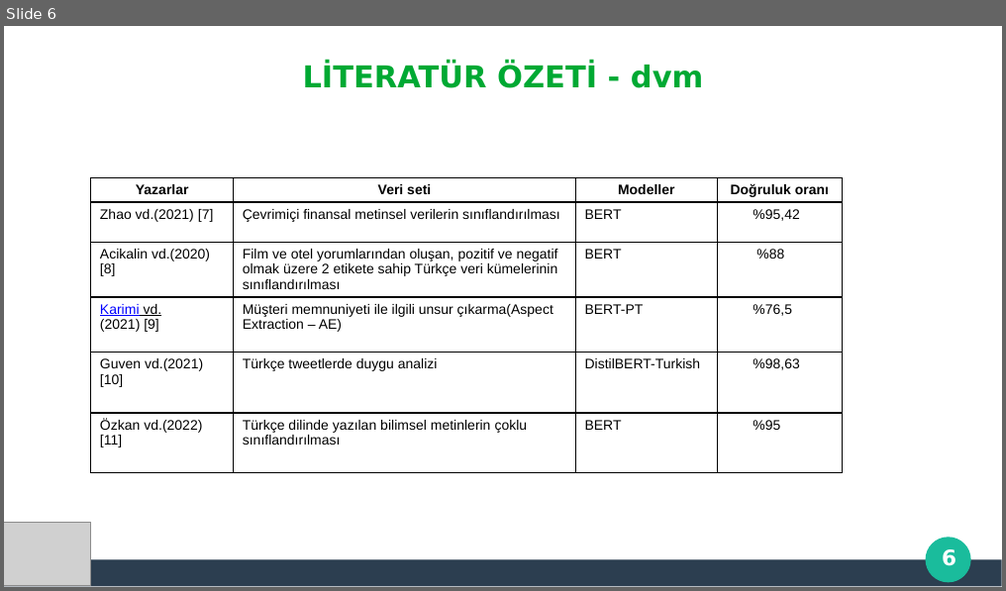
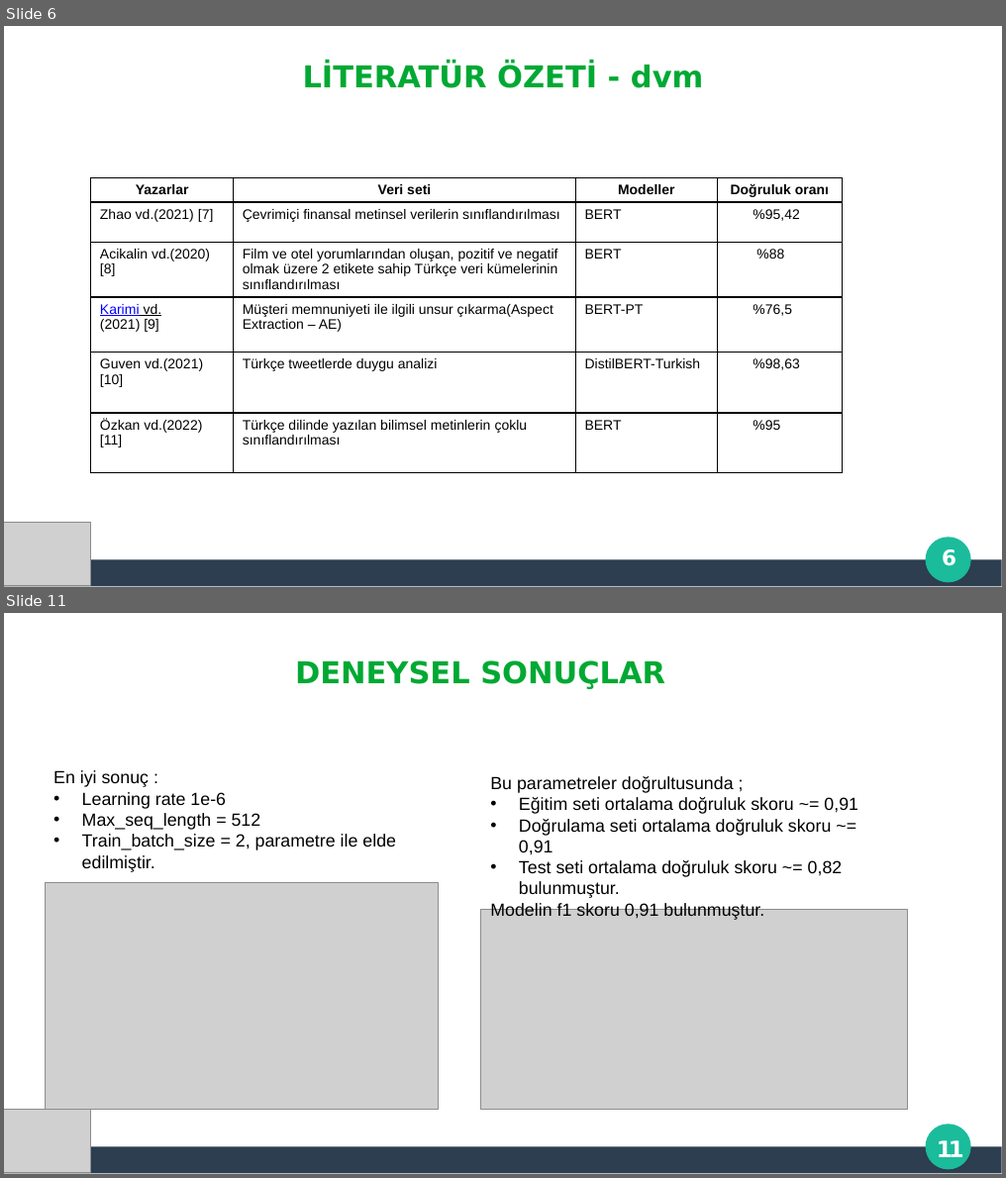
Before and after one commit to thealper2/gat0r-nlp, a slide deck: GATOR_Sunum.pptx. Shown one above the other, each under a label of ours: slide 6 before the commit, slides 6 and 11 after it; the slides between them are not shown. The pictures are 1006x591 and 1006x1178 pixels, drawn with LibreOffice and Linux fonts; fonts in the diff are those of the drawing; grey boxes stand for pictures; background and template pictures are left out. Boxes give left, top, right and bottom in pixels: in the first picture for what was removed or moved away, otherwise in the second. Text is boxed around its words. In the diff, an @@ line names an element or a change of style, - is before the commit and + after.

```diff
--- a/GATOR_Sunum.pptx
+++ b/GATOR_Sunum.pptx
@@ slide 11 added at (x1=4, y1=613, x2=1002, y2=1174), background #FFFFFF; not listed: 3 template elements that a slide beside it also shows @@
@@ title added at (x1=295, y1=661, x2=665, y2=689), 24 pt, text #00A933, bold @@
+DENEYSEL SONUÇLAR
@@ text added at (x1=54, y1=770, x2=396, y2=872), 14 pt, text #000000 @@
+En iyi sonuç :
+• Learning rate 1e-6
+• Max_seq_length = 512
+• Train_batch_size = 2, parametre ile elde edilmiştir.
@@ text added at (x1=490, y1=776, x2=858, y2=918), 14 pt, text #000000 @@
+Bu parametreler doğrultusunda ;
+• Eğitim seti ortalama doğruluk skoru ~= 0,91
+• Doğrulama seti ortalama doğruluk skoru ~= 0,91
+• Test seti ortalama doğruluk skoru ~= 0,82 bulunmuştur.
+Modelin f1 skoru 0,91 bulunmuştur.
@@ picture added at (x1=45, y1=883, x2=439, y2=1110) @@
@@ picture added at (x1=480, y1=910, x2=907, y2=1110) @@
@@ picture added at (x1=4, y1=1110, x2=91, y2=1173) @@
@@ page number added at (x1=937, y1=1141, x2=964, y2=1164), 18 pt, text #FFFFFF, bold @@
+11
```
Also in this commit, not shown: 3 slides changed, 8 other slides added, 10 slides removed.
